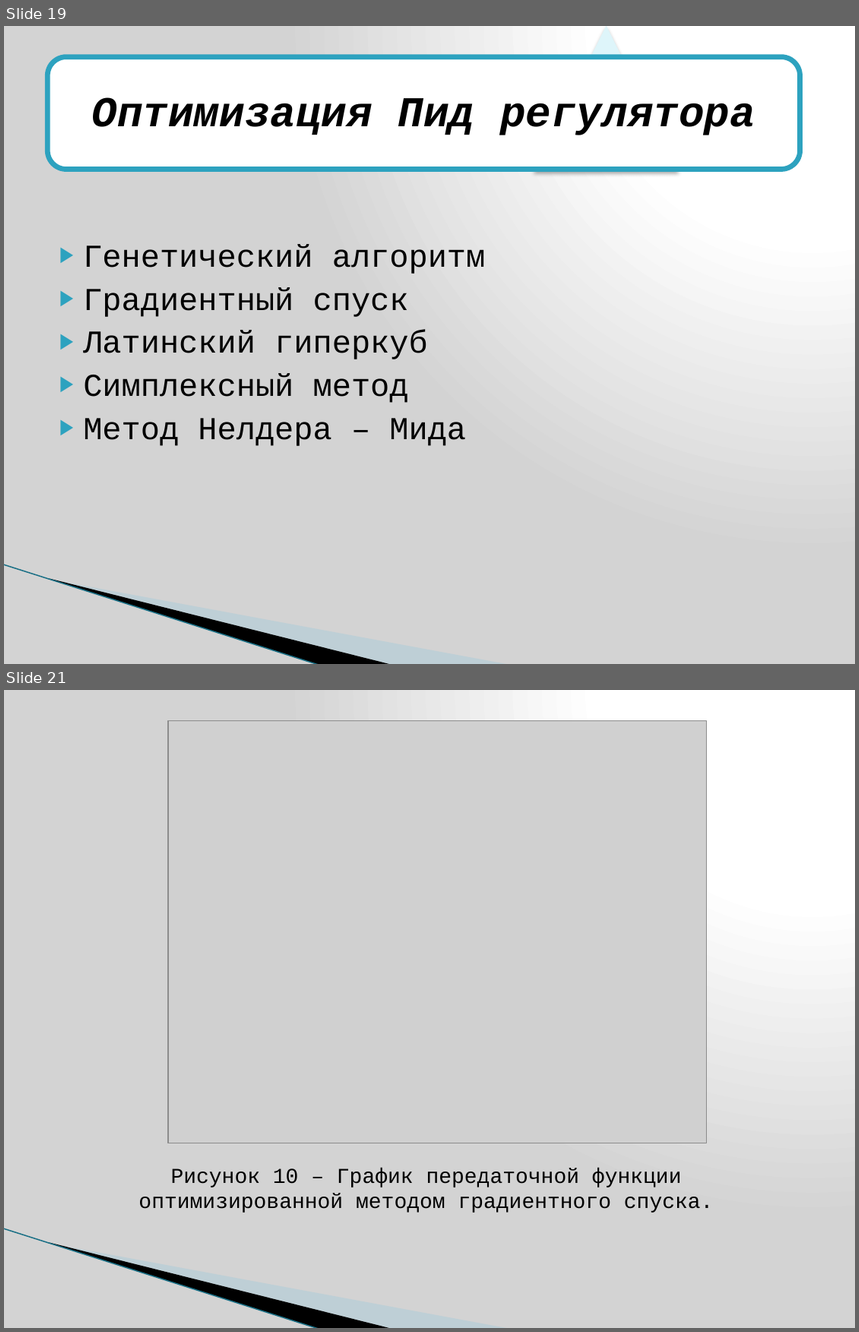
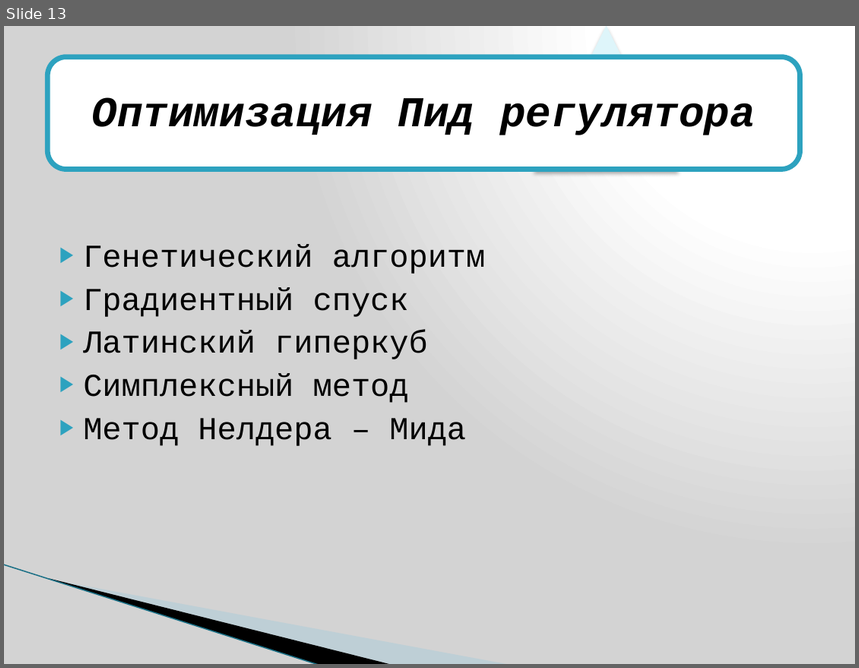
Before and after one commit to Srudyjj/DiplomaMaster, a slide deck: ПрезентацияПИД.pptx. Shown one above the other, each under a label of ours: slides 19 and 21 before the commit, slide 13 after it; the slides between them are not shown. The pictures are 859x1332 and 859x668 pixels, drawn with LibreOffice and Linux fonts; fonts in the diff are those of the drawing; grey boxes stand for pictures; background and template pictures are left out. Boxes give left, top, right and bottom in pixels: in the first picture for what was removed or moved away, otherwise in the second. Text is boxed around its words. In the diff, an @@ line names an element or a change of style, - is before the commit and + after.

```diff
--- a/ПрезентацияПИД.pptx
+++ b/ПрезентацияПИД.pptx
@@ slide 21 removed at (4, 690, 855, 1328), background gradient #FFFFFF to #D3D3D3; not listed: 3 template elements that a slide beside it also shows @@
@@ picture removed at (168, 720, 707, 1143) @@
@@ text removed at (139, 1168, 714, 1213) @@
-Рисунок 10 – График передаточной функции оптимизированной методом градиентного спуска.
@@ what was slide 19 is now slide 13 @@
```
Also in this commit, not shown: 7 slides changed, 5 slides added, 15 other slides removed, 3 other files.
